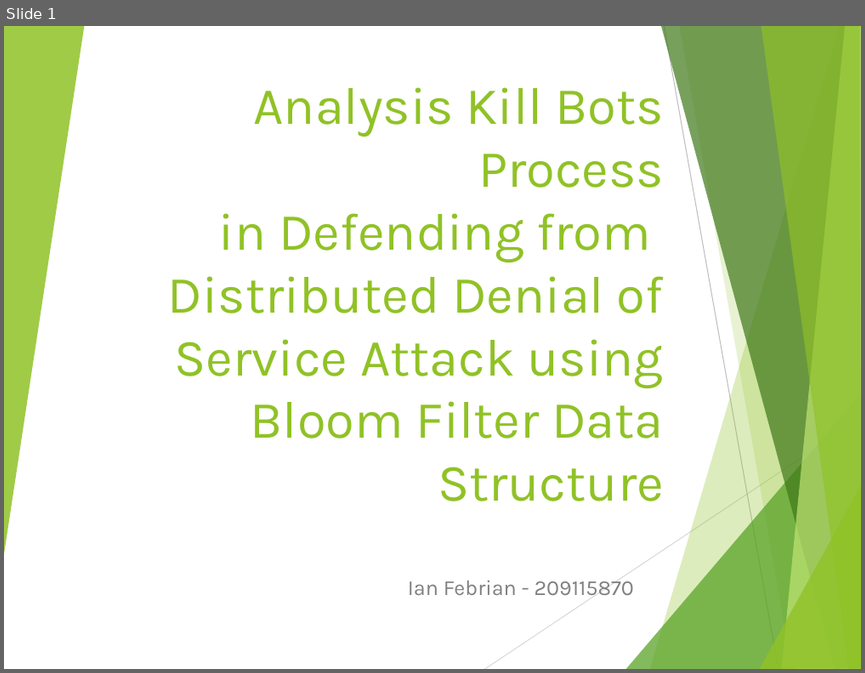
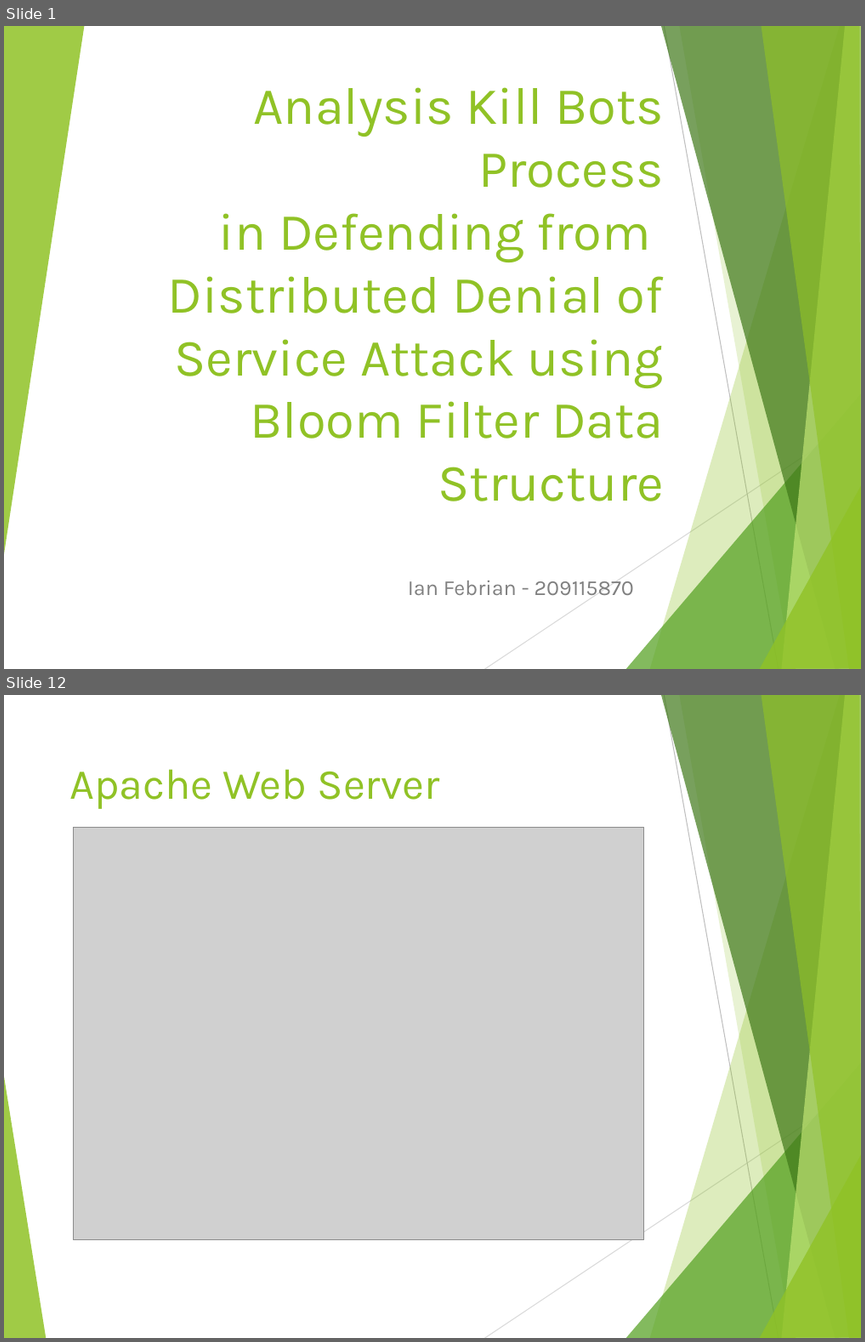
Before and after one commit to iankinch84/TugasAkhirSTTS, a slide deck: _TUGAS AKHIR/BUKU/Current/Presentasi/Presentasi Seminar.pptx. Shown one above the other, each under a label of ours: slide 1 before the commit, slides 1 and 12 after it; the slides between them are not shown. The pictures are 865x673 and 865x1342 pixels, drawn with LibreOffice and Linux fonts; fonts in the diff are those of the drawing; grey boxes stand for pictures. Boxes give left, top, right and bottom in pixels: in the first picture for what was removed or moved away, otherwise in the second. Text is boxed around its words. In the diff, an @@ line names an element or a change of style, - is before the commit and + after.

```diff
--- a/_TUGAS AKHIR/BUKU/Current/Presentasi/Presentasi Seminar.pptx
+++ b/_TUGAS AKHIR/BUKU/Current/Presentasi/Presentasi Seminar.pptx
@@ slide 12 added at bbox=[4, 695, 861, 1338], background #FFFFFF; not listed: 9 template elements that a slide beside it also shows @@
@@ title added at bbox=[69, 769, 440, 809], 36 pt, text #90C226 @@
+Apache Web Server
@@ picture added at bbox=[74, 827, 643, 1240] @@
@@ freeform shape added at bbox=[4, 1072, 46, 1338], fill #90C226 at 85% opacity @@
```
Also in this commit, not shown: 1 slide changed, 31 other slides added, 1 slide removed, 9 other files.
